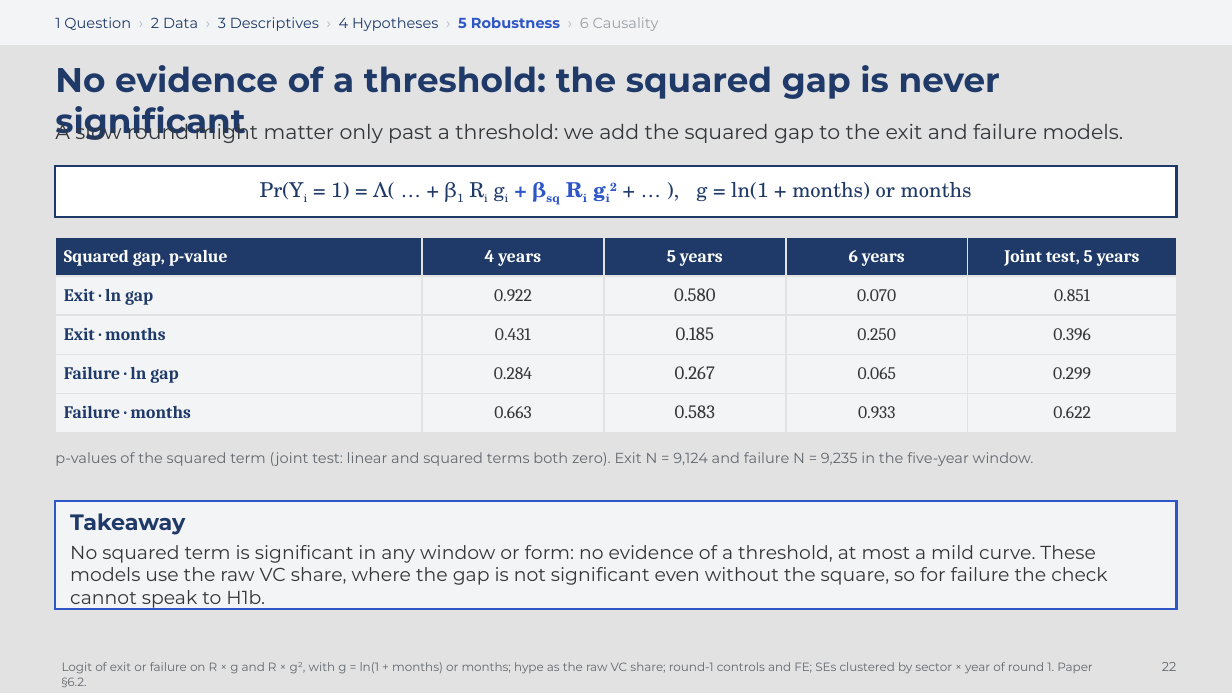
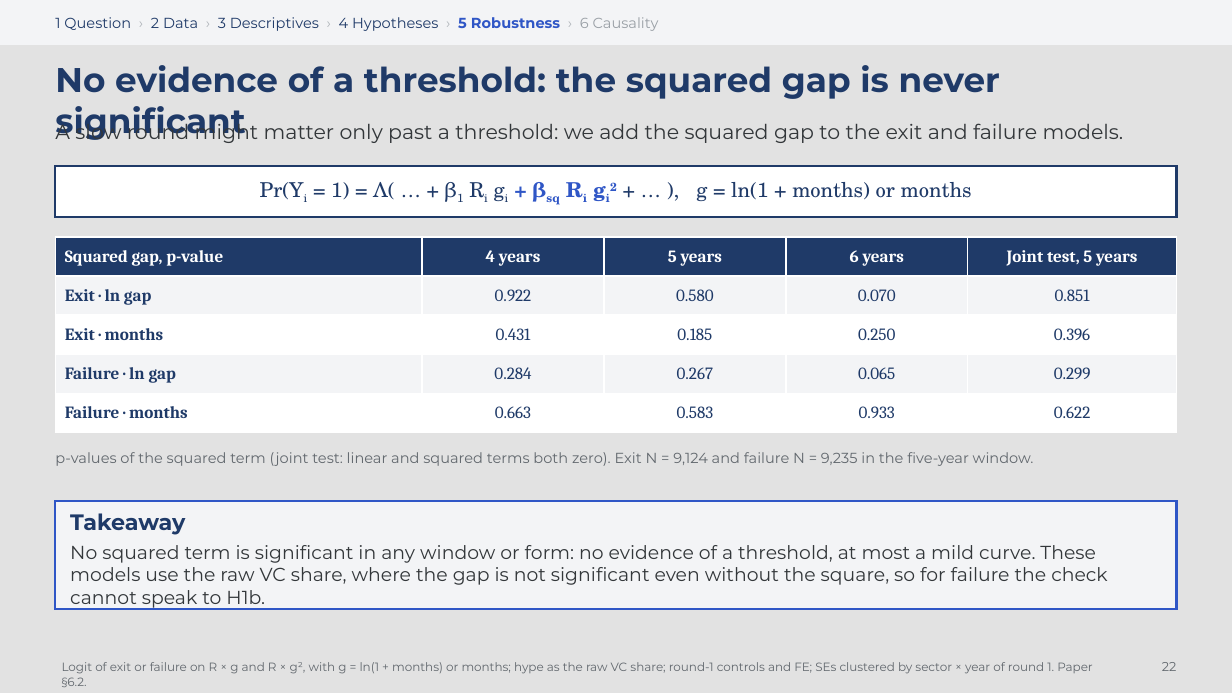
Before and after one commit to emanuelefalzi/Data-analysis-groupwork, a slide deck: slide 1 of 0.1. onboarding/slide22_soglia_proposta.pptx. Drawn at 1232x693 pixels with LibreOffice and Linux fonts; fonts in the diff are those of the drawing. Boxes give left, top, right and bottom in pixels: in the first picture for what was removed or moved away, otherwise in the second. Text is boxed around its words. In the diff, an @@ line names an element or a change of style, - is before the commit and + after.

Commit message:
onboarding: threshold slide, native table instead of copied XML (Lele)

```diff
--- a/0.1. onboarding/slide22_soglia_proposta.pptx
+++ b/0.1. onboarding/slide22_soglia_proposta.pptx
@@ table at [55, 237, 1179, 432] @@
@@ fill #F3F4F6 to #FFFFFF in 10 cells @@
@@ size 10.2 to 10 pt in "Squared gap, p-value", "4 years", "5 years", "6 years" and 17 more places @@
@@ text colour #33373A to #1F3A68 in "0.922", "0.580", "0.070", "0.851" and 12 more places @@
@@ size 11 to 10 pt in "0.580", "0.185", "0.267", "0.583" @@
@@ borders changed @@
```
Also in this commit, not shown: 1 other file.
